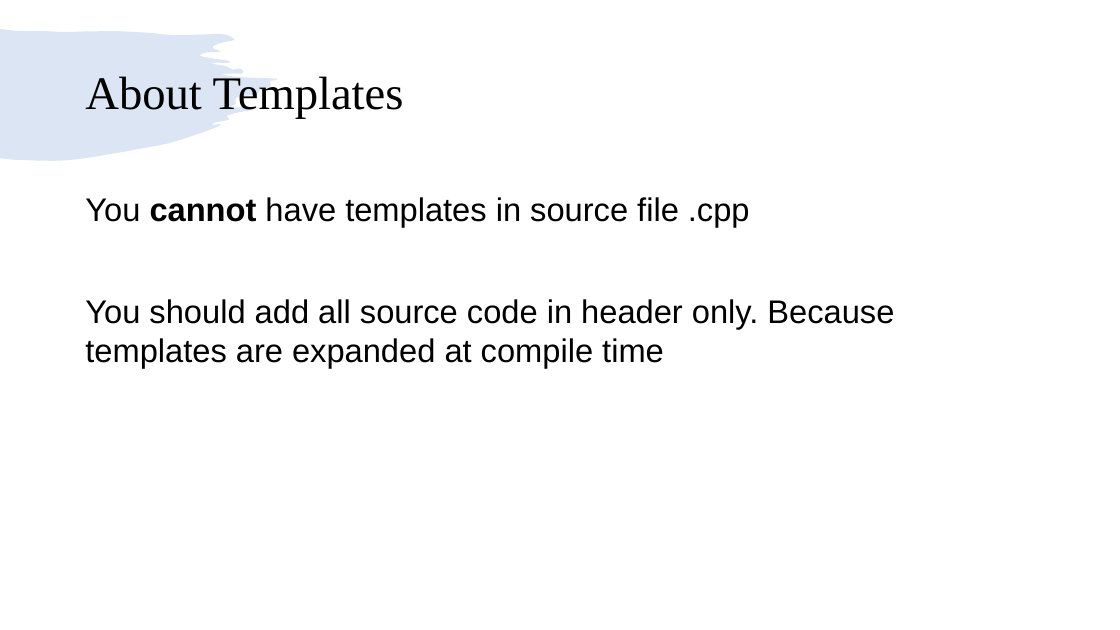
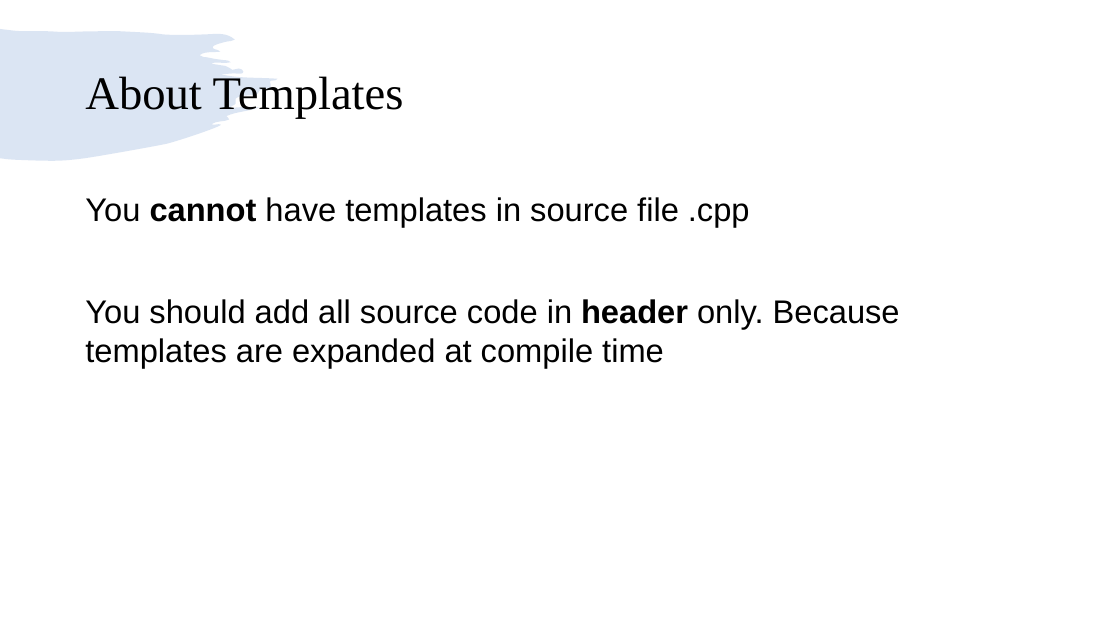
Before and after one commit to girishlande/CPlusPlus, a slide deck: slide 8 of learnings.pptx. Drawn at 1120x630 pixels with LibreOffice and Linux fonts; fonts in the diff are those of the drawing. Boxes give left, top, right and bottom in pixels: in the first picture for what was removed or moved away, otherwise in the second. Text is boxed around its words. In the diff, an @@ line names an element or a change of style, - is before the commit and + after.

```diff
--- a/learnings.pptx
+++ b/learnings.pptx
@@ text at (85,299,900,368): bold on in "header" @@
```
Also in this commit, not shown: 2 other slides changed, 3 slides added, 2 slides removed, 5 other files.
